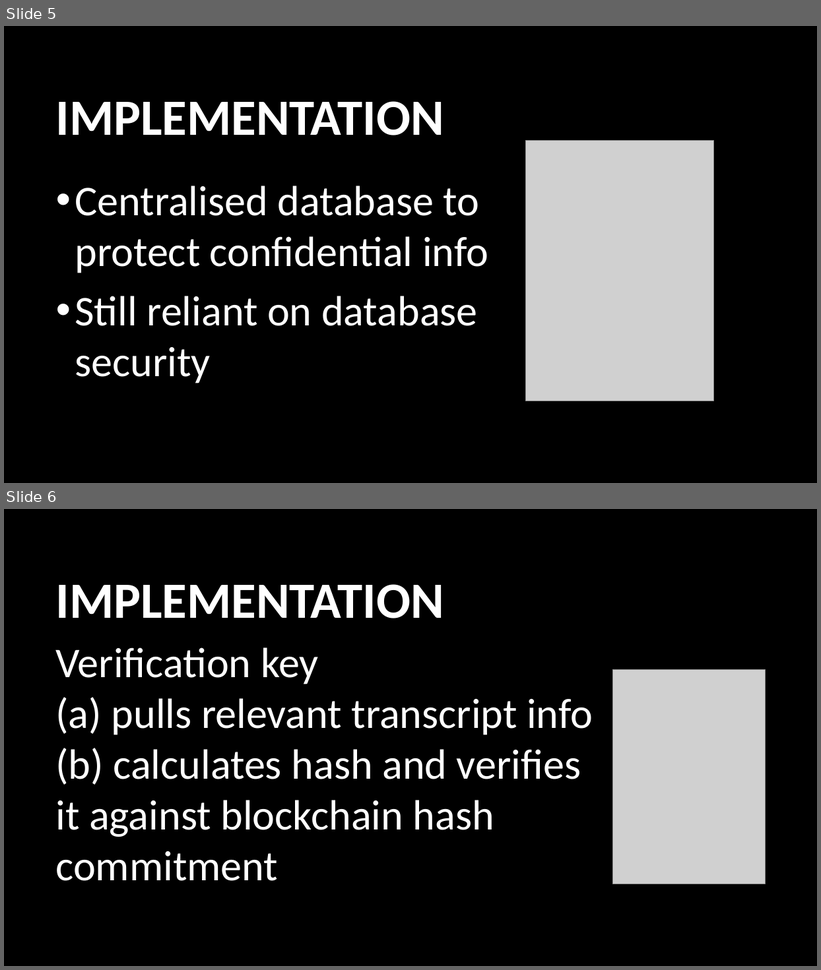
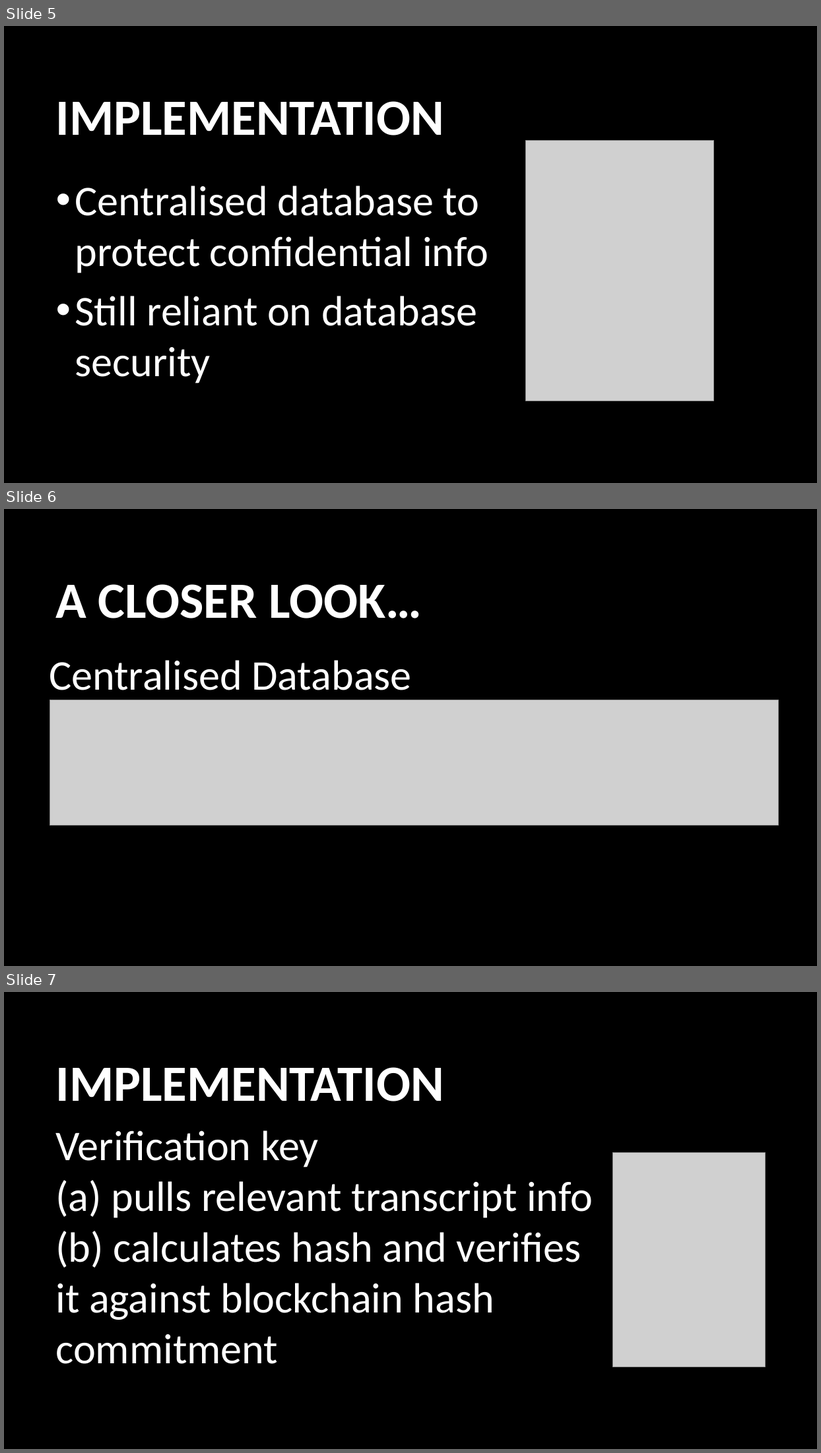
Before and after one commit to usop7/MachoHacks2018, a slide deck: MachoHacks2018.pptx. Shown one above the other, each under a label of ours: slides 5 and 6 before the commit, slides 5, 6 and 7 after it. The pictures are 821x970 and 821x1453 pixels, drawn with LibreOffice and Linux fonts; fonts in the diff are those of the drawing; grey boxes stand for pictures; background and template pictures are left out. Boxes give left, top, right and bottom in pixels: in the first picture for what was removed or moved away, otherwise in the second. Text is boxed around its words. In the diff, an @@ line names an element or a change of style, - is before the commit and + after.

```diff
--- a/MachoHacks2018.pptx
+++ b/MachoHacks2018.pptx
@@ slide 6 added at <box>4,509,817,966</box>, background picture (left out) @@
@@ title added at <box>56,584,422,619</box>, 60 pt, text #FFFFFF, bold @@
+A CLOSER LOOK…
@@ text added at <box>49,660,411,700</box>, 50 pt, text #FFFFFF @@
+Centralised Database
@@ picture added at <box>50,700,779,826</box> @@
@@ what was slide 6 is now slide 7 @@
```
Also in this commit, not shown: 2 slides changed, 1 other slide added.
